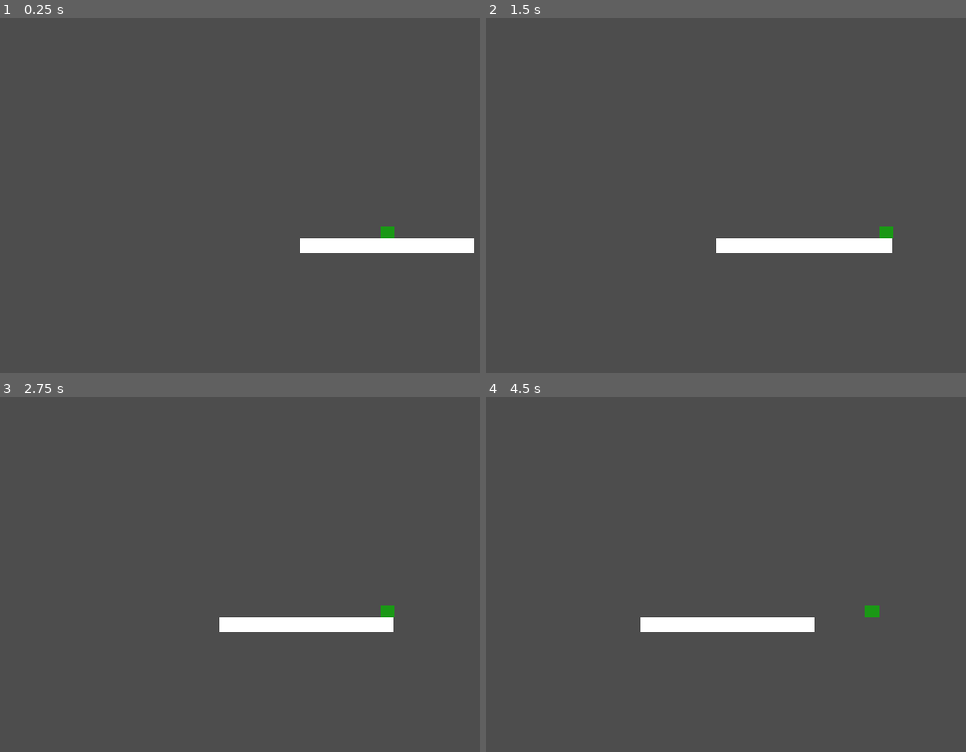
Above: before the commit, frames 1-4 (two rows, left to right).
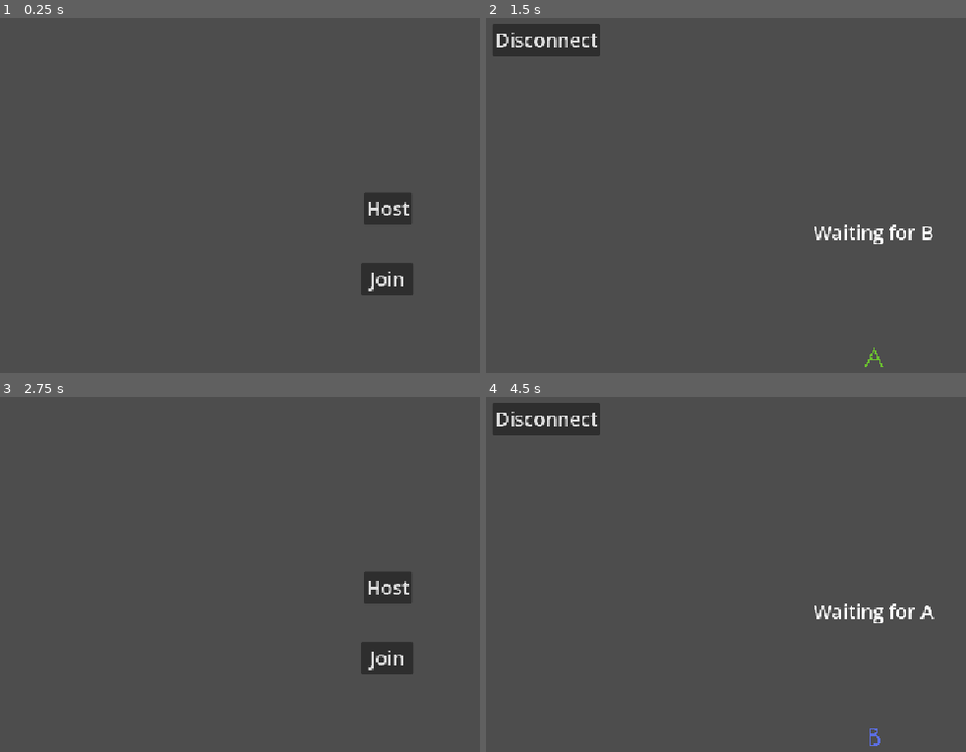
Above: after the commit, the same moments.

Repository: Luduturgist/Tech-2-Platformer
Game: Godot game, scene res://UI/Main Menu.tscn
Two runs of this game, one before a commit and one after it. Both use one fixed random seed, a clock stepped at 60 frames per second and the inputs below. Before the commit the project starts from res://Debug/debug_scene.tscn.
Inputs (mouse positions are in pixels of both pictures, inside the frame that each line leads up to):
- Up to frame 1 (0.25 s): no input
- Up to frame 2 (1.5 s): tap Enter (ui_accept) at 0.5, 0.77, 0.8, 1.07 s; hold D (Right) 0.53-1.25 s; tap F (Cheer, bound only after the commit) at 0.6 s; click (874, 209) at 1.25 s, where only the run after the commit has a clickable "Host"
- Up to frame 3 (2.75 s): click (62, 418) at 2 s, where only the run after the commit has a clickable "Disconnect"
- Up to frame 4 (4.5 s): click (874, 659) at 2.75 s, where only the run after the commit has a clickable "Join"; tap Enter (ui_accept) at 3.5, 3.6, 3.77, 4.07 s; hold D (Right) 3.53-4.28 s; tap F (Cheer, bound only after the commit) at 3.8, 4.35 s; hold A (Left) from 4.28 s (still down)

The runs differ from the first frame. In frame 1, 3.4% of the frame differs, in the area x 62-99%, y 49-79%; in frame 2, 4.0%; in frame 3, 3.4%; in frame 4, 4.1%, in the area x 1-94%, y 1-99%.

Commit message:
Basic Multiplayer Functionality

Diff:
--- a/Godot/multiplayer-1/Debug/Player.tscn
+++ /dev/null
@@ -1,30 +0,0 @@
-[gd_scene format=3 uid="uid://b815wdlnbej0k"]
-
-[ext_resource type="Script" uid="uid://kgmx640u8hqm" path="res://Debug/movement.gd" id="1_34jae"]
-[ext_resource type="PackedScene" uid="uid://btvsqab4xkf0q" path="res://Debug/Camera Follow.tscn" id="2_cp4ws"]
-
-[sub_resource type="RectangleShape2D" id="RectangleShape2D_ejki1"]
-
-[node name="Player" type="CharacterBody2D" unique_id=1254970227]
-motion_mode = 1
-script = ExtResource("1_34jae")
-cam = ExtResource("2_cp4ws")
-
-[node name="CollisionShape2D" type="CollisionShape2D" parent="." unique_id=140929296]
-shape = SubResource("RectangleShape2D_ejki1")
-
-[node name="ColorRect" type="ColorRect" parent="." unique_id=1462470640]
-anchors_preset = 8
-anchor_left = 0.5
-anchor_top = 0.5
-anchor_right = 0.5
-anchor_bottom = 0.5
-offset_left = -10.0
-offset_top = -10.0
-offset_right = 10.0
-offset_bottom = 10.0
-grow_horizontal = 2
-grow_vertical = 2
-size_flags_horizontal = 4
-size_flags_vertical = 4
-color = Color(0.101960786, 0.59607846, 0.08235294, 1)
--- a/Godot/multiplayer-1/Debug/debug_scene.tscn
+++ b/Godot/multiplayer-1/Debug/debug_scene.tscn
@@ -1,12 +1,20 @@
 [gd_scene format=3 uid="uid://ek6ktem8230k"]
 
-[ext_resource type="PackedScene" uid="uid://b815wdlnbej0k" path="res://Debug/Player.tscn" id="1_xe0ui"]
+[ext_resource type="Script" uid="uid://dvhyyra4goje3" path="res://Debug/game.gd" id="1_xe0ui"]
+[ext_resource type="PackedScene" uid="uid://b815wdlnbej0k" path="res://Player/Player A.tscn" id="2_443tn"]
+[ext_resource type="PackedScene" uid="uid://d11aymhapnwew" path="res://Player/Player B.tscn" id="3_4ntsy"]
 
 [sub_resource type="RectangleShape2D" id="RectangleShape2D_ejki1"]
 
-[node name="Debug Scene" type="Node2D" unique_id=1716765503]
+[node name="Debug Scene" type="Node2D" unique_id=1716765503 node_paths=PackedStringArray("playerA", "playerB")]
+script = ExtResource("1_xe0ui")
+playerA = NodePath("Player")
+playerB = NodePath("Player2")
 
-[node name="Player" parent="." unique_id=1254970227 instance=ExtResource("1_xe0ui")]
+[node name="MultiplayerSpawner" type="MultiplayerSpawner" parent="." unique_id=1414800095]
+_spawnable_scenes = PackedStringArray("uid://b815wdlnbej0k", "uid://d11aymhapnwew")
+spawn_path = NodePath("..")
+spawn_limit = 2
 
 [node name="Floor" type="StaticBody2D" parent="." unique_id=257368736]
 position = Vector2(0, 20)
@@ -28,3 +36,9 @@
 offset_bottom = 10.0
 grow_horizontal = 2
 grow_vertical = 2
+
+[node name="Player" parent="." unique_id=1254970227 instance=ExtResource("2_443tn")]
+position = Vector2(-84, -38)
+
+[node name="Player2" parent="." unique_id=2129702002 instance=ExtResource("3_4ntsy")]
+position = Vector2(52, -31)
--- /dev/null
+++ b/Godot/multiplayer-1/Debug/game.gd
@@ -0,0 +1,20 @@
+extends Node2D
+
+@export var playerA: Movement
+@export var playerB: Movement
+
+func _ready() -> void:
+	start()
+
+func start():
+	if not multiplayer.is_server(): return
+
+	rpc("dress_rig")
+
+@rpc("authority", "call_local")
+func dress_rig():
+	playerB.set_multiplayer_authority(Wrapper.client, true)
+	if multiplayer.is_server():
+		playerA.dress()
+	else:
+		playerB.dress()
--- a/Godot/multiplayer-1/Debug/movement.gd
+++ /dev/null
@@ -1,19 +0,0 @@
-extends CharacterBody2D
-
-@export var speed: float = 10000
-@export var cam: PackedScene
-
-func _ready() -> void:
-	var c: Camera2D = cam.instantiate()
-	c.follow = self
-	await get_tree().process_frame
-	get_parent().add_child(c)
-	c.make_current()
-
-func _physics_process(delta: float) -> void:
-	var xRaw: float = Input.get_axis("Left", "Right")
-	var yRaw: float = Input.get_axis("Up", "Down")
-
-	var dir := Vector2(xRaw, yRaw) * speed * delta
-	velocity = dir
-	move_and_slide()
--- a/Godot/multiplayer-1/Networking/Wrapper.gd
+++ b/Godot/multiplayer-1/Networking/Wrapper.gd
@@ -1,18 +1,24 @@
 extends Node
 class_name NetworkingWrapper
 
-
+var client: int
 @onready var peer: ENetMultiplayerPeer = ENetMultiplayerPeer.new()
 
+func _ready() -> void:
+	peer.peer_connected.connect(_register_client)
 
 func _host():
-	peer.create_server(1027)
+	peer.create_server(1027, 2)
 	multiplayer.multiplayer_peer = peer
 
 func _join():
 	peer.create_client("127.0.0.1", 1027)
 	multiplayer.multiplayer_peer = peer
 
+func _register_client(id: int):
+	if id != 1: client = id
+	else: client = multiplayer.get_unique_id()
+
 func _disconnect():
 	peer.close()
 	get_tree().change_scene_to_file("res://UI/Main Menu.tscn")
--- /dev/null
+++ b/Godot/multiplayer-1/Player/Player A.tscn
@@ -0,0 +1,54 @@
+[gd_scene format=3 uid="uid://b815wdlnbej0k"]
+
+[ext_resource type="Script" uid="uid://kgmx640u8hqm" path="res://Player/movement.gd" id="1_34jae"]
+[ext_resource type="PackedScene" uid="uid://btvsqab4xkf0q" path="res://Player/Camera Follow.tscn" id="2_cp4ws"]
+
+[sub_resource type="SceneReplicationConfig" id="SceneReplicationConfig_n1ja2"]
+properties/0/path = NodePath(".:position")
+properties/0/spawn = true
+properties/0/replication_mode = 1
+
+[sub_resource type="RectangleShape2D" id="RectangleShape2D_ejki1"]
+
+[node name="Player" type="CharacterBody2D" unique_id=1254970227]
+script = ExtResource("1_34jae")
+cam = ExtResource("2_cp4ws")
+
+[node name="MultiplayerSynchronizer" type="MultiplayerSynchronizer" parent="." unique_id=1083919850]
+replication_config = SubResource("SceneReplicationConfig_n1ja2")
+
+[node name="CollisionShape2D" type="CollisionShape2D" parent="." unique_id=140929296]
+shape = SubResource("RectangleShape2D_ejki1")
+
+[node name="Cheer" type="ColorRect" parent="." unique_id=801280567]
+visible = false
+anchors_preset = 8
+anchor_left = 0.5
+anchor_top = 0.5
+anchor_right = 0.5
+anchor_bottom = 0.5
+offset_left = -12.0
+offset_top = -12.0
+offset_right = 12.0
+offset_bottom = 12.0
+grow_horizontal = 2
+grow_vertical = 2
+size_flags_horizontal = 4
+size_flags_vertical = 4
+color = Color(0.99, 0.9735, 0, 0.5529412)
+
+[node name="ColorRect" type="ColorRect" parent="." unique_id=1462470640]
+anchors_preset = 8
+anchor_left = 0.5
+anchor_top = 0.5
+anchor_right = 0.5
+anchor_bottom = 0.5
+offset_left = -10.0
+offset_top = -10.0
+offset_right = 10.0
+offset_bottom = 10.0
+grow_horizontal = 2
+grow_vertical = 2
+size_flags_horizontal = 4
+size_flags_vertical = 4
+color = Color(0.101960786, 0.59607846, 0.08235294, 1)
--- /dev/null
+++ b/Godot/multiplayer-1/Player/Player B.tscn
@@ -0,0 +1,55 @@
+[gd_scene format=3 uid="uid://d11aymhapnwew"]
+
+[ext_resource type="Script" uid="uid://kgmx640u8hqm" path="res://Player/movement.gd" id="1_yifjq"]
+[ext_resource type="PackedScene" uid="uid://btvsqab4xkf0q" path="res://Player/Camera Follow.tscn" id="2_8w4ie"]
+
+[sub_resource type="SceneReplicationConfig" id="SceneReplicationConfig_yifjq"]
+properties/0/path = NodePath(".:position")
+properties/0/spawn = true
+properties/0/replication_mode = 1
+
+[sub_resource type="RectangleShape2D" id="RectangleShape2D_ejki1"]
+
+[node name="Player" type="CharacterBody2D" unique_id=1254970227]
+script = ExtResource("1_yifjq")
+cam = ExtResource("2_8w4ie")
+
+[node name="MultiplayerSynchronizer" type="MultiplayerSynchronizer" parent="." unique_id=1420099787]
+replication_config = SubResource("SceneReplicationConfig_yifjq")
+
+[node name="CollisionShape2D" type="CollisionShape2D" parent="." unique_id=140929296]
+shape = SubResource("RectangleShape2D_ejki1")
+
+[node name="Cheer" type="ColorRect" parent="." unique_id=1422860486]
+visible = false
+anchors_preset = 8
+anchor_left = 0.5
+anchor_top = 0.5
+anchor_right = 0.5
+anchor_bottom = 0.5
+offset_left = -12.0
+offset_top = -12.0
+offset_right = 12.0
+offset_bottom = 12.0
+grow_horizontal = 2
+grow_vertical = 2
+size_flags_horizontal = 4
+size_flags_vertical = 4
+color = Color(0.99, 0.9735, 0, 0.5529412)
+
+[node name="ColorRect" type="ColorRect" parent="." unique_id=1462470640]
+anchors_preset = 8
+anchor_left = 0.5
+anchor_top = 0.5
+anchor_right = 0.5
+anchor_bottom = 0.5
+offset_left = -10.0
+offset_top = -10.0
+offset_right = 10.0
+offset_bottom = 10.0
+grow_horizontal = 2
+grow_vertical = 2
+size_flags_horizontal = 4
+size_flags_vertical = 4
+color = Color(3.85046e-07, 0.5276499, 0.7705033, 1)
+metadata/_edit_use_anchors_ = true
--- /dev/null
+++ b/Godot/multiplayer-1/Player/movement.gd
@@ -0,0 +1,55 @@
+extends CharacterBody2D
+class_name Movement
+
+@export var speed: float = 10000
+@export var jump: float = 10000
+@export var cam: PackedScene
+@onready var pivot: Node2D = self
+var sp: float = 0
+
+func dress() -> void:
+	var c: Camera2D = cam.instantiate()
+	c.follow = self
+	await get_tree().process_frame
+	get_parent().add_child(c)
+	c.make_current()
+	sp = speed
+
+func _physics_process(delta: float) -> void:
+	if cheer_timer > 0:
+		cheer_timer -= delta
+		if cheer_timer <= 0:
+			if $Cheer.visible:
+				$Cheer.visible = false
+				cheer_timer = 0
+			else:
+				$Cheer.visible = true
+				cheer_timer = 0.5
+
+
+	if sp == 0: return
+	if not is_on_floor():
+		pivot.velocity += get_gravity() * delta
+
+	if Input.is_action_just_pressed("ui_accept") and is_on_floor():
+		pivot.velocity.y = jump
+
+
+	var xRaw: float = Input.get_axis("Left", "Right")
+	var yRaw: float = Input.get_axis("Up", "Down")
+
+	var dir := Vector2(xRaw, yRaw) * sp * delta
+	pivot.velocity = dir
+	pivot.move_and_slide()
+
+	if Input.is_action_just_pressed("Cheer"): rpc("cheer")
+
+var cheer_timer: float
+@rpc("authority", "call_local")
+func cheer():
+	if $Cheer.visible:
+		$Cheer.visible = false
+		cheer_timer = 0.075
+	else:
+		$Cheer.visible = true
+		cheer_timer = 0.5
--- /dev/null
+++ b/Godot/multiplayer-1/Player/player_seed.gd
@@ -0,0 +1,11 @@
+extends Node2D
+
+@export var player: PackedScene
+
+@rpc("authority", "call_local")
+func init(dress: bool):
+	var avatar: Movement = player.instantiate()
+	if dress:
+		avatar.dress()
+
+	call_deferred("add_child", avatar)
--- a/Godot/multiplayer-1/UI/main_menu.gd
+++ b/Godot/multiplayer-1/UI/main_menu.gd
@@ -1,11 +1,11 @@
 extends Node2D
-
 
 func _ready() -> void:
 	$"Network Buttons/Host".pressed.connect(host_button)
 	$"Network Buttons/Join".pressed.connect(join_button)
 	$"Host Waiting/Disconnect".pressed.connect(back_button)
 	$"Client Waiting/Disconnect".pressed.connect(back_button)
+	Wrapper.peer.peer_connected.connect(player_connected)
 
 func host_button():
 	Wrapper._host()
@@ -18,6 +18,10 @@
 func back_button():
 	Wrapper._disconnect()
 
+func player_connected(id: int):
+	print("Player " + str(id) + " joined!")
+	get_tree().change_scene_to_file("res://Debug/debug_scene.tscn")
+
 func switch(host: bool = false):
 	$"Network Buttons".visible = false
 	if host: $"Host Waiting".visible = true
--- a/Godot/multiplayer-1/UI/pause.gd
+++ b/Godot/multiplayer-1/UI/pause.gd
@@ -8,4 +8,4 @@
 	get_tree().quit()
 
 func _menu():
-	pass
+	Wrapper._disconnect()
--- a/Godot/multiplayer-1/project.godot
+++ b/Godot/multiplayer-1/project.godot
@@ -11,7 +11,7 @@
 [application]
 
 config/name="Multiplayer 1"
-run/main_scene="uid://ek6ktem8230k"
+run/main_scene="uid://c7db8e6o1sghv"
 config/features=PackedStringArray("4.7", "Forward Plus")
 
 [autoload]
@@ -26,8 +26,9 @@
 [file_customization]
 
 folder_colors={
-"res://Debug/": "orange",
+"res://Debug/": "gray",
 "res://Networking/": "green",
+"res://Player/": "orange",
 "res://UI/": "blue",
 "res://World/": "pink"
 }
@@ -67,6 +68,11 @@
 "events": [Object(InputEventKey,"resource_local_to_scene":false,"resource_name":"","device":-1,"window_id":0,"alt_press …(191 unchanged characters)…
 ]
 }
+Cheer={
+"deadzone": 0.2,
+"events": [Object(InputEventKey,"resource_local_to_scene":false,"resource_name":"","device":-1,"window_id":0,"alt_pressed":false,"shift_pressed":false,"ctrl_pressed":false,"meta_pressed":false,"pressed":false,"keycode":0,"physical_keycode":70,"key_label":0,"unicode":102,"location":0,"echo":false,"script":null)
+]
+}
 
 [physics]
 
Not shown, added: Godot/multiplayer-1/Debug/game.gd.uid
Renamed: Godot/multiplayer-1/Debug/Camera Follow.tscn -> Godot/multiplayer-1/Player/Camera Follow.tscn
Renamed: Godot/multiplayer-1/Debug/movement.gd.uid -> Godot/multiplayer-1/Player/movement.gd.uid
Not shown, added: Godot/multiplayer-1/Player/player_seed.gd.uid
Not shown, added: Godot/multiplayer-1/Debug/debug_scene.tscn1555039232.tmp
Not shown, added: Godot/multiplayer-1/Debug/debug_scene.tscn1563262088.tmp
